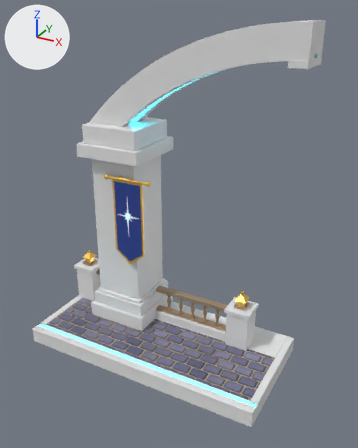
Two versions of the FBX model assets/lobby/fbx/Lobby_MarbleArch.fbx, one commit apart.
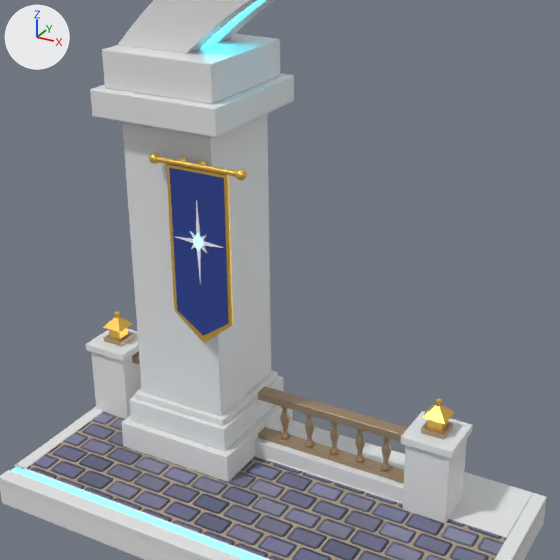
Old and new are each drawn whole from a camera (50 mm lens) standing at (18.9, -31.2, 27.9) and looking at (1.6, 0.2, 12.2) and again close up on the part from 9% to 84% of the width and 23% to 82% of the height. Arrows for +X, +Y and +Z are at upper left; the lights stay in place. The first two pictures are the older version.

Names of what the first close-up shows: 'Lobby_MarbleArch__Bronze', 'Lobby_MarbleArch__CobbleTex', 'Lobby_MarbleArch__Gold', 'Lobby_MarbleArch__Marble', 'Lobby_MarbleArch__NavyCloth', 'Lobby_MarbleArch__NeonCyan', 'Lobby_MarbleArch__NeonCyanSoft', 'Lobby_MarbleArch__WhiteEmblem'.
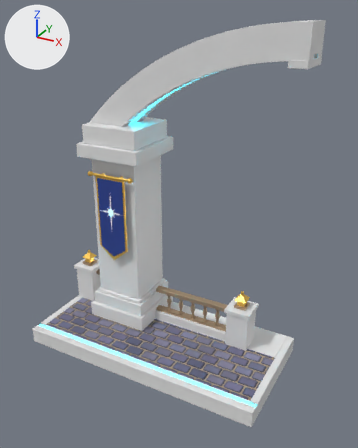
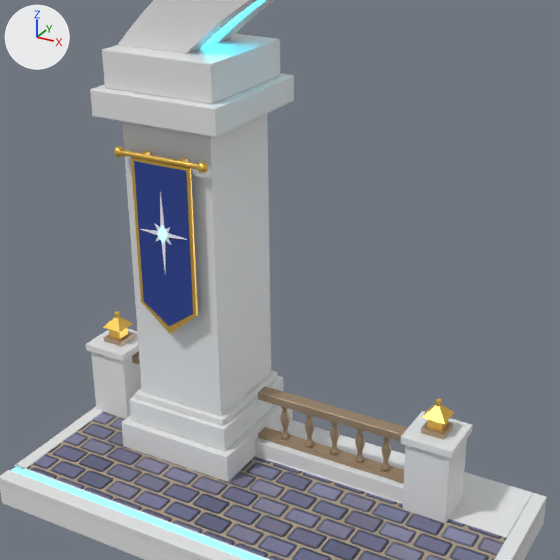
The change in detail:
me_lobby_marblearch__whiteemblem is used by ob_lobby_marblearch__whiteemblem; location (0.0, 0.0, 0.0).
me_lobby_marblearch__whiteemblem had 64 vertices, 88 faces and spanned x -3.95..-1.65, y -0.45..-0.19, z 10.32..13.92.
me_lobby_marblearch__whiteemblem now has 64 vertices, 88 faces and spans x -5.65..-3.35, y -0.45..-0.19, z 10.32..13.92.
me_lobby_marblearch__whiteemblem part 2: the whole mesh is moved by (-1.7, 0.0, 0.0).
me_lobby_marblearch__gold has 626 vertices, 662 faces and spans x -9.9..7.0, y -0.5..2.7, z 5.1..15.4.
me_lobby_marblearch__gold is used by ob_lobby_marblearch__gold; location (0.0, 0.0, 0.0).
me_lobby_marblearch__gold part 1: 426 vertices moved from x -5.0..-0.6, y -0.5..0.1, z 7.6..15.4 to x -6.7..-2.3, y -0.5..0.1, z 7.6..15.4; 6 vertices removed from x -1.0..-0.9, y -0.3, z 15.1..15.3; 6 vertices added at x -3.5, y -0.3, z 15.1..15.3.
me_lobby_marblearch__navycloth is used by ob_lobby_marblearch__navycloth; location (0.0, 0.0, 0.0).
me_lobby_marblearch__navycloth had 30 vertices, 36 faces and spanned x -4.03..-1.57, y -0.4..-0.24, z 7.99..14.96.
me_lobby_marblearch__navycloth now has 30 vertices, 36 faces and spans x -5.73..-3.27, y -0.4..-0.24, z 7.99..14.96.
me_lobby_marblearch__navycloth part 3: the whole mesh is moved by (-1.7, 0.0, 0.0).
me_lobby_marblearch__neoncyansoft is used by ob_lobby_marblearch__neoncyansoft; location (0.0, 0.0, 0.0).
me_lobby_marblearch__neoncyansoft had 16 vertices, 12 faces and spanned x -3.04..-2.56, y -0.475..-0.165, z 11.739..12.499.
me_lobby_marblearch__neoncyansoft now has 16 vertices, 12 faces and spans x -4.74..-4.26, y -0.475..-0.165, z 11.739..12.499.
me_lobby_marblearch__neoncyansoft part 4: the whole mesh is moved by (-1.7, 0.0, 0.0).

What differs and where, as boxes (x1, y1, x2, y2) in the close-ups (560 x 560 px; the box of a moved part takes in the faces that stretch with it):
'Lobby_MarbleArch__NavyCloth', moved
    before: (169, 168, 228, 336)
    after: (134, 161, 193, 326)
'Lobby_MarbleArch__Gold', reshaped
    before: (103, 153, 454, 431)
    after: (103, 146, 454, 431)
'Lobby_MarbleArch__WhiteEmblem', moved
    before: (176, 199, 223, 284)
    after: (140, 192, 187, 275)
'Lobby_MarbleArch__NeonCyanSoft', moved
    before: (193, 234, 203, 251)
    after: (157, 226, 168, 243)
part 1 of me_lobby_marblearch__gold, moved or reshaped
    before: (155, 156, 247, 325)
    after: (120, 149, 208, 316)
